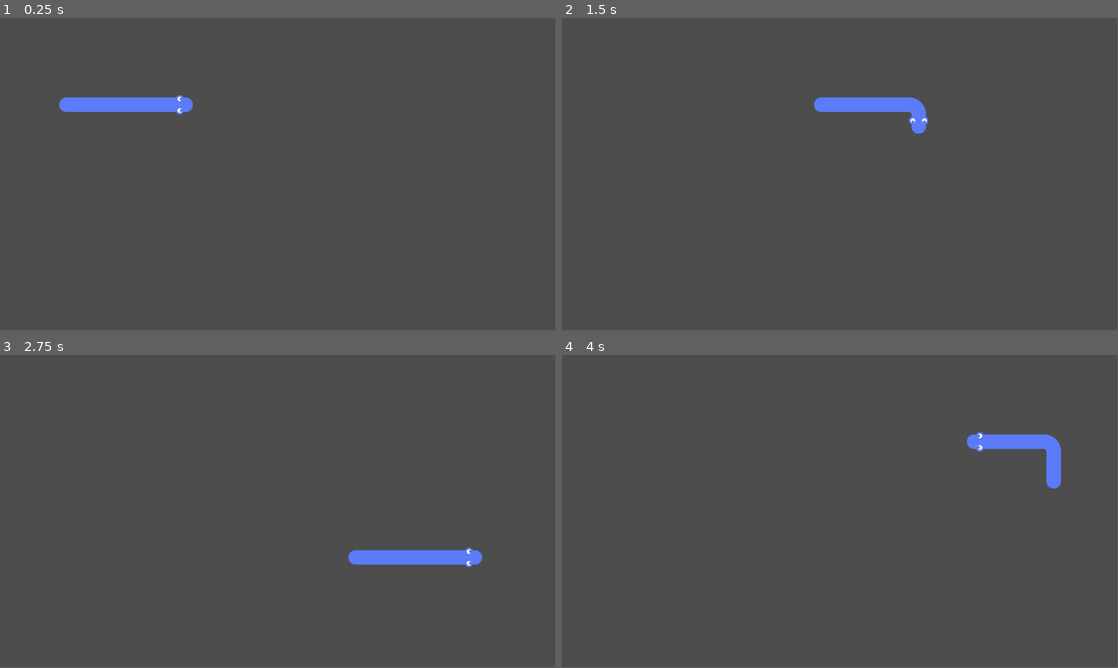
Above: before the commit, frames 1-4 (two rows, left to right).
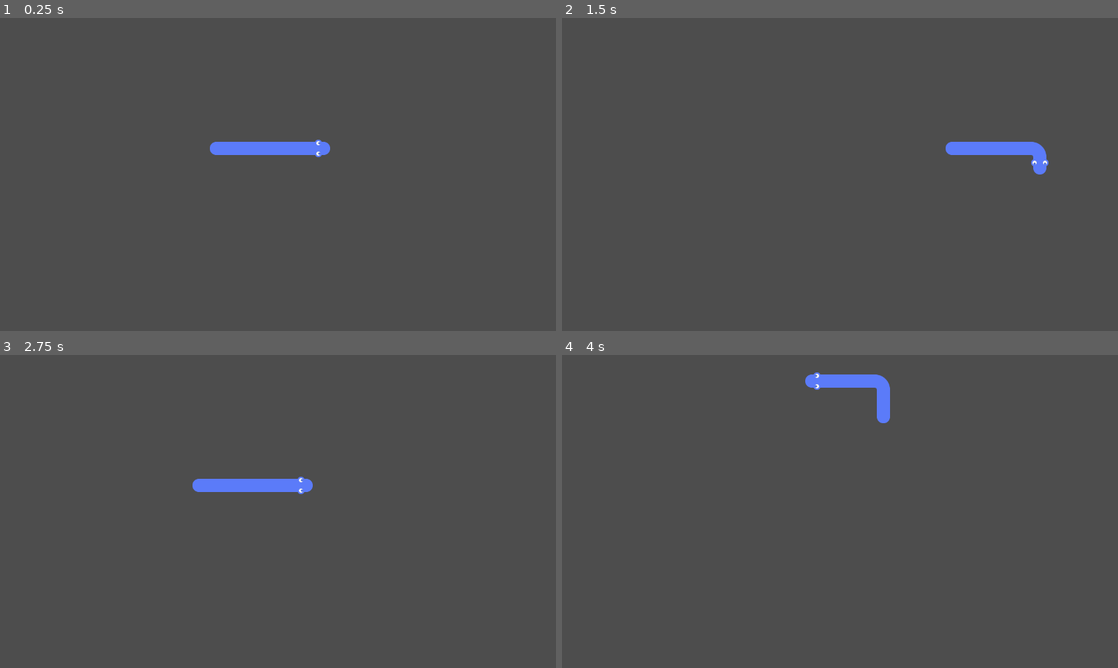
Above: after the commit, the same moments.

Repository: Martin4ndersen/Snake
Game: Godot game, scene res://game.tscn
The game is run twice, just before and just after one commit, with the same random seed, the same clock (stepped at 60 frames per second) and the same inputs.
Inputs:
- Up to frame 1 (0.25 s): no input
- Up to frame 2 (1.5 s): hold Right (ui_right) 0.53-1.28 s; hold Down (ui_down) from 1.28 s (still down)
- Up to frame 3 (2.75 s): release Down (ui_down) at 2.03 s; hold Right (ui_right) from 2.03 s (still down)
- Up to frame 4 (4 s): release Right (ui_right) at 2.78 s; hold Up (ui_up) 2.78-3.53 s; hold Left (ui_left) from 3.53 s (still down)
In our replay, the window is 799x449 before the commit and 800x450 after it. These sizes can differ from the game's own. Grey fills any space a smaller window leaves; there, only what the larger window draws over its background counts as a difference.

The runs differ from the first frame. In frame 1, 2.0% of the frame differs, in the area x 10-60%, y 24-45%; in frame 2, 2.0%; in frame 3, 2.1%, in the area x 34-87%, y 38-68%; in frame 4, 2.0%.

Commit message:
feat: collision detection with edges
Check if snake collides with edges of the viewport.

Diff:
--- a/project.godot
+++ b/project.godot
@@ -15,6 +15,11 @@
 config/features=PackedStringArray("4.3", "GL Compatibility")
 config/icon="res://icon.svg"
 
+[display]
+
+window/size/viewport_width=1280
+window/size/viewport_height=720
+
 [rendering]
 
 renderer/rendering_method="gl_compatibility"
--- a/snake.gd
+++ b/snake.gd
@@ -1,14 +1,21 @@
 extends Node2D
 
-var direction = Vector2.RIGHT
 var move_delay = 0.1
 var move_timer = 0.0
-var grid
-var snake = [Vector2(7, 4), Vector2(6, 4), Vector2(5, 4), Vector2(4, 4), Vector2(3, 4), Vector2(2, 4), Vector2(1, 4)]
-var snake_directions = [Vector2.RIGHT, Vector2.RIGHT, Vector2.RIGHT, Vector2.RIGHT, Vector2.RIGHT, Vector2.RIGHT, Vector2.RIGHT]  # Track directions for each part
+var grid : TileMapLayer
+var direction : Vector2
+var snake
+var snake_directions
+var sprite_size : float = 40.0  # Size of the sprite in pixels
+var window_size : Vector2
+
 
 func _init(grid_node):
 	grid = grid_node
+	reset()
+
+func _ready() -> void:
+	window_size = get_viewport_rect().size
 
 func handle_input():
 	if Input.is_action_pressed("ui_up") and direction != Vector2.DOWN:
@@ -29,6 +36,25 @@
 	# Move the snake's head in the current direction
 	snake[0] += direction
 	snake_directions[0] = direction
+
+	if is_collision_with_edges():
+		reset()
+
+func reset():
+	direction = Vector2.RIGHT
+	snake = [Vector2(16, 7), Vector2(15, 7), Vector2(14, 7), Vector2(13, 7), Vector2(12, 7), Vector2(11, 7), Vector2(10, 7)]
+	snake_directions = [Vector2.RIGHT, Vector2.RIGHT, Vector2.RIGHT, Vector2.RIGHT, Vector2.RIGHT, Vector2.RIGHT, Vector2.RIGHT]  # Track directions for each part
+
+func is_collision_with_edges():
+	var head = snake[0]
+
+	if head.x < 0 or head.x > window_size.x / sprite_size - 1:
+		return true
+
+	if head.y < 0 or head.y > window_size.y / sprite_size - 1:
+		return true
+
+	return false
 
 func draw():
 	var atlas_coords: Vector2i
Not shown, added: screenshot.png.import
